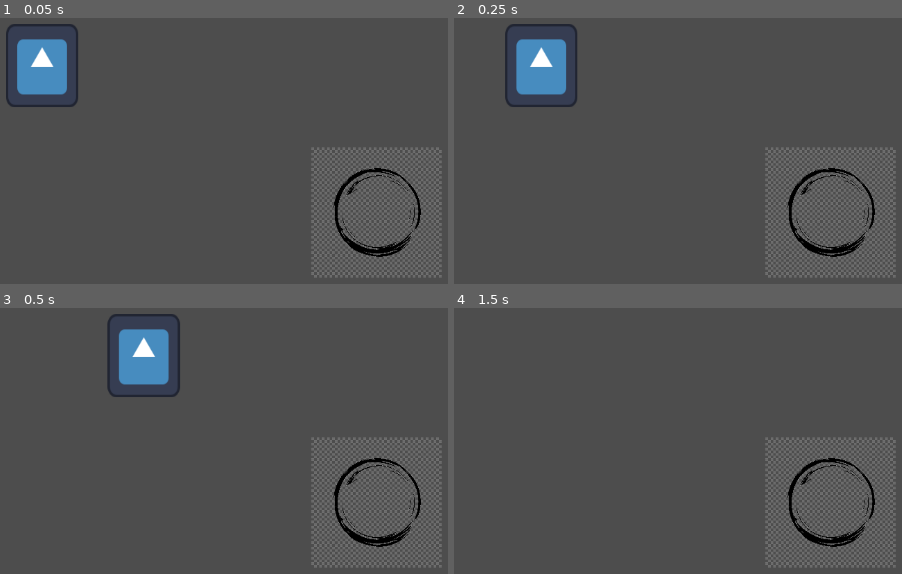
Above: before the commit, frames 1-4 (two rows, left to right).
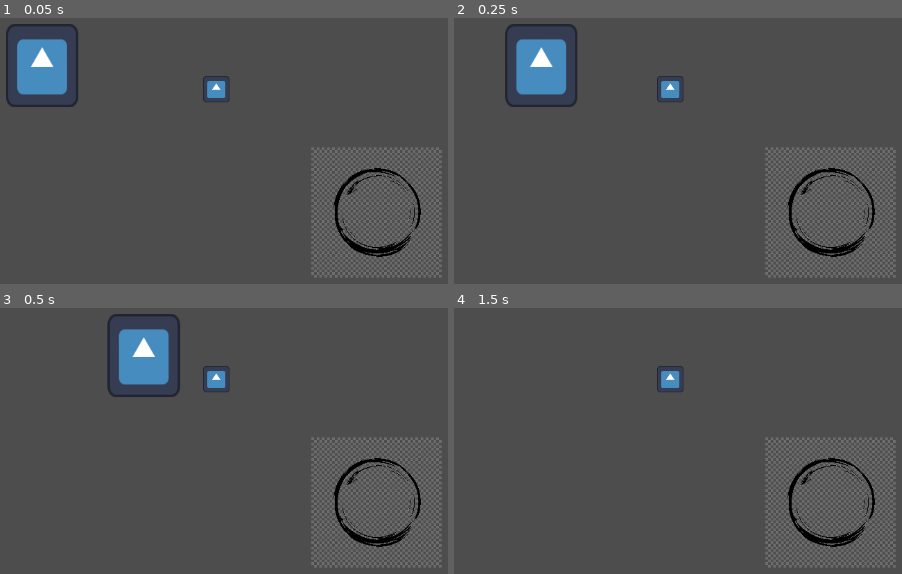
Above: after the commit, the same moments.

Repository: Sacredng/StandaloneLottoDefense
Game: Godot game, scene res://scenes/level.tscn
Two runs of this game, one before a commit and one after it. Both use one fixed random seed, a clock stepped at 60 frames per second and the inputs below. The engine's default icon, where the game draws it, is replaced by a stand-in: a white triangle on a blue panel in a dark square.
Inputs:
- Up to frame 1 (0.05 s): no input
- Up to frame 2 (0.25 s): no input
- Up to frame 3 (0.5 s): no input
- Up to frame 4 (1.5 s): tap Enter (ui_accept) at 0.5, 0.77, 1.25 s

The runs differ from the first frame. In frame 1, 0.4% of the frame differs, in the area x 45-52%, y 21-32%; in frame 2, 0.4%; in frame 3, 0.4%; in frame 4, 0.4%.

Commit message:
Added Enemy + Detection

Diff:
--- /dev/null
+++ b/standalone-lotto-defense/Scripts/Projectiles/projectiles.gd
@@ -0,0 +1,21 @@
+extends Area2D
+
+@export var speed = 400
+@export var damage = 5
+
+var target = null
+
+func _process(delta):
+
+	if !is_instance_valid(target):
+		queue_free()
+		return
+
+	global_position = global_position.move_toward(
+		target.global_position,
+		speed * delta
+	)
+
+	if global_position.distance_to(target.global_position) < 10:
+		target.take_damage(damage)
+		queue_free()
--- /dev/null
+++ b/standalone-lotto-defense/Scripts/TowersScripts/BasicTowerScript.gd
@@ -0,0 +1,24 @@
+extends Node2D
+
+@export var projectile_scene : PackedScene
+var enemies_in_range = []
+
+func _on_area_2d_body_entered(body):
+	print("SOMETHING ENTERED")
+
+	if body.is_in_group("EnemiesGroup"):
+		print("ENEMY DETECTED")
+		enemies_in_range.append(body)
+
+func _on_area_2d_body_exited(body):
+	if body.is_in_group("EnemiesGroup"):
+		enemies_in_range.erase(body)
+
+func _on_shoot_timer_timeout():
+	if enemies_in_range.size() > 0:
+		var target = enemies_in_range[0]
+		if is_instance_valid(target):
+			var projectile = projectile_scene.instantiate()
+			get_tree().current_scene.add_child(projectile)
+			projectile.global_position = global_position
+			projectile.target = target
--- a/standalone-lotto-defense/project.godot
+++ b/standalone-lotto-defense/project.godot
@@ -15,6 +15,11 @@
 config/features=PackedStringArray("4.6", "Forward Plus")
 config/icon="res://icon.svg"
 
+[global_group]
+
+EnemiesGroup=""
+TowersGroup=""
+
 [physics]
 
 3d/physics_engine="Jolt Physics"
--- /dev/null
+++ b/standalone-lotto-defense/scenes/Projectiles/BasicProjectile.tscn
@@ -0,0 +1,3 @@
+[gd_scene format=3 uid="uid://havr6ln8cmai"]
+
+[node name="Node2D" type="Node2D" unique_id=1074003746]
--- a/standalone-lotto-defense/scenes/Projectiles/projectiles.tscn
+++ b/standalone-lotto-defense/scenes/Projectiles/projectiles.tscn
@@ -1,3 +1,19 @@
-[gd_scene format=3 uid="uid://havr6ln8cmai"]
+[gd_scene format=3 uid="uid://ci8smf43uvgia"]
 
-[node name="Node2D" type="Node2D" unique_id=1074003746]
+[ext_resource type="Texture2D" uid="uid://sncpg67jg4vd" path="res://assets/sprites/circle.png" id="1_b1ryr"]
+[ext_resource type="Script" path="res://scripts/projectiles.gd" id="1_mlxh1"]
+
+[sub_resource type="CircleShape2D" id="CircleShape2D_b1ryr"]
+radius = 11.0
+
+[node name="BasicProjectile" type="Area2D" unique_id=1757961881]
+script = ExtResource("1_mlxh1")
+
+[node name="Sprite2D" type="Sprite2D" parent="." unique_id=305333001]
+modulate = Color(0.14509805, 1, 0, 1)
+position = Vector2(-3.8146973e-06, 9.536743e-07)
+scale = Vector2(0.01833333, 0.01833333)
+texture = ExtResource("1_b1ryr")
+
+[node name="CollisionShape2D" type="CollisionShape2D" parent="." unique_id=562902266]
+shape = SubResource("CircleShape2D_b1ryr")
--- /dev/null
+++ b/standalone-lotto-defense/scenes/Towers/BasicTower.tscn
@@ -0,0 +1,26 @@
+[gd_scene format=3 uid="uid://cjmel4uylrpjb"]
+
+[ext_resource type="Script" uid="uid://bdhm1mn2s31ca" path="res://scripts/TowersScripts/BasicTowerScript.gd" id="1_xvgg7"]
+[ext_resource type="Texture2D" uid="uid://cvl1a6w1qm71e" path="res://icon.svg" id="2_k2bua"]
+
+[sub_resource type="CircleShape2D" id="CircleShape2D_sqa50"]
+radius = 19.026299
+
+[node name="BasicTower" type="Node2D" unique_id=736489875]
+script = ExtResource("1_xvgg7")
+
+[node name="BasicTowerSprite" type="Sprite2D" parent="." unique_id=216653189]
+scale = Vector2(0.296875, 0.296875)
+texture = ExtResource("2_k2bua")
+
+[node name="Area2D" type="Area2D" parent="." unique_id=598596279]
+
+[node name="BasicTowerHitbox" type="CollisionShape2D" parent="Area2D" unique_id=1459394952]
+shape = SubResource("CircleShape2D_sqa50")
+
+[node name="ShootTimer" type="Timer" parent="." unique_id=1626236018]
+autostart = true
+
+[connection signal="body_entered" from="Area2D" to="." method="_on_area_2d_body_entered"]
+[connection signal="body_exited" from="Area2D" to="." method="_on_area_2d_body_exited"]
+[connection signal="timeout" from="ShootTimer" to="." method="_on_shoot_timer_timeout"]
--- a/standalone-lotto-defense/scenes/Towers/towers.tscn
+++ /dev/null
@@ -1,3 +0,0 @@
-[gd_scene format=3 uid="uid://cjmel4uylrpjb"]
-
-[node name="Node2D" type="Node2D" unique_id=736489875]
--- a/standalone-lotto-defense/scenes/enemies/BasicEnemy.tscn
+++ b/standalone-lotto-defense/scenes/enemies/BasicEnemy.tscn
@@ -1,16 +1,16 @@
 [gd_scene format=3 uid="uid://cvppoayj8vucs"]
 
-[ext_resource type="Script" uid="uid://hq0n0yskdxxq" path="res://scripts/BasicEnemyScript.gd" id="1_he4gj"]
+[ext_resource type="Script" uid="uid://hq0n0yskdxxq" path="res://Scripts/EnemiesScripts/BasicEnemyScript.gd" id="1_he4gj"]
 [ext_resource type="Texture2D" uid="uid://cvl1a6w1qm71e" path="res://icon.svg" id="1_i3qac"]
 
 [sub_resource type="CircleShape2D" id="CircleShape2D_he4gj"]
 radius = 62.008064
 
-[node name="BasicEnemy" type="CharacterBody2D" unique_id=1586910666]
+[node name="BasicEnemy" type="CharacterBody2D" unique_id=1586910666 groups=["EnemiesGroup"]]
 script = ExtResource("1_he4gj")
 
 [node name="EnemySprite" type="Sprite2D" parent="." unique_id=358404873]
 texture = ExtResource("1_i3qac")
 
-[node name="Hitbox" type="CollisionShape2D" parent="." unique_id=933177441]
+[node name="Hitbox" type="CollisionShape2D" parent="." unique_id=933177441 groups=["EnemiesGroup"]]
 shape = SubResource("CircleShape2D_he4gj")
--- a/standalone-lotto-defense/scenes/level.tscn
+++ b/standalone-lotto-defense/scenes/level.tscn
@@ -2,7 +2,8 @@
 
 [ext_resource type="PackedScene" uid="uid://dbjn8g1wok2pp" path="res://scenes/Player/player.tscn" id="1_k5jlv"]
 [ext_resource type="PackedScene" uid="uid://cvppoayj8vucs" path="res://scenes/enemies/BasicEnemy.tscn" id="2_6vs76"]
-[ext_resource type="Script" uid="uid://b7ayx1mrct061" path="res://scenes/path_follow_2d.gd" id="2_kl8ac"]
+[ext_resource type="Script" uid="uid://b7ayx1mrct061" path="res://Scripts/EnemiesScripts/path_follow_2d.gd" id="2_kl8ac"]
+[ext_resource type="PackedScene" uid="uid://cjmel4uylrpjb" path="res://scenes/Towers/BasicTower.tscn" id="4_kl8ac"]
 
 [sub_resource type="Curve2D" id="Curve2D_kl8ac"]
 _data = {
@@ -26,5 +27,8 @@
 script = ExtResource("2_kl8ac")
 
 [node name="BasicEnemy" parent="Path2D/PathFollow2D" unique_id=1586910666 instance=ExtResource("2_6vs76")]
-position = Vector2(7.6623535, 4.2709904)
+position = Vector2(7.6623535, 4.270996)
 rotation = -0.00035383407
+
+[node name="BasicTower" parent="." unique_id=736489875 instance=ExtResource("4_kl8ac")]
+position = Vector2(345, 133)
--- a/standalone-lotto-defense/scripts/userinterface.gd
+++ /dev/null
@@ -1,11 +0,0 @@
-extends Node
-
-
-# Called when the node enters the scene tree for the first time.
-func _ready() -> void:
-	pass # Replace with function body.
-
-
-# Called every frame. 'delta' is the elapsed time since the previous frame.
-func _process(delta: float) -> void:
-	pass
Renamed: standalone-lotto-defense/scripts/BasicEnemyScript.gd -> standalone-lotto-defense/Scripts/EnemiesScripts/BasicEnemyScript.gd
Renamed: standalone-lotto-defense/scripts/BasicEnemyScript.gd.uid -> standalone-lotto-defense/Scripts/EnemiesScripts/BasicEnemyScript.gd.uid
Renamed: standalone-lotto-defense/scenes/path_follow_2d.gd -> standalone-lotto-defense/Scripts/EnemiesScripts/path_follow_2d.gd
Renamed: standalone-lotto-defense/scenes/path_follow_2d.gd.uid -> standalone-lotto-defense/Scripts/EnemiesScripts/path_follow_2d.gd.uid
Renamed: standalone-lotto-defense/scripts/managers.gd -> standalone-lotto-defense/Scripts/Managers/managers.gd
Renamed: standalone-lotto-defense/scripts/managers.gd.uid -> standalone-lotto-defense/Scripts/Managers/managers.gd.uid
Not shown, added: standalone-lotto-defense/Scripts/Projectiles/projectiles.gd.uid
Renamed: standalone-lotto-defense/scripts/towers.gd.uid -> standalone-lotto-defense/Scripts/TowersScripts/BasicTowerScript.gd.uid
Renamed: standalone-lotto-defense/scripts/towers.gd -> standalone-lotto-defense/Scripts/UserInterfaceScript/userinterface.gd
Renamed: standalone-lotto-defense/scripts/userinterface.gd.uid -> standalone-lotto-defense/Scripts/UserInterfaceScript/userinterface.gd.uid
